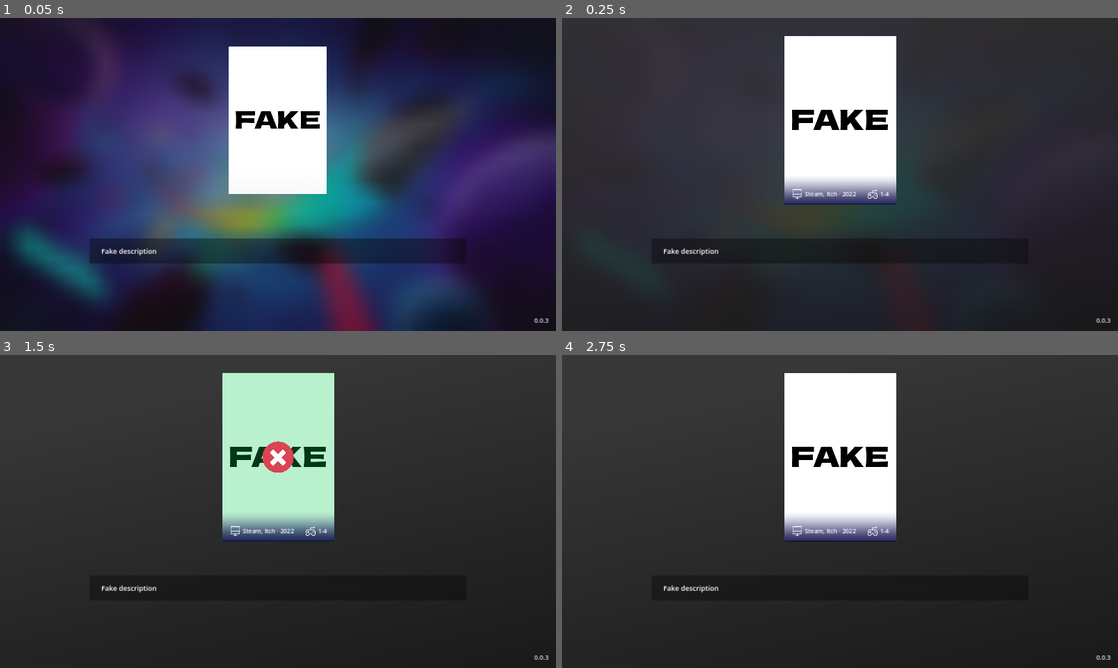
Above: before the commit, frames 1-4 (two rows, left to right).
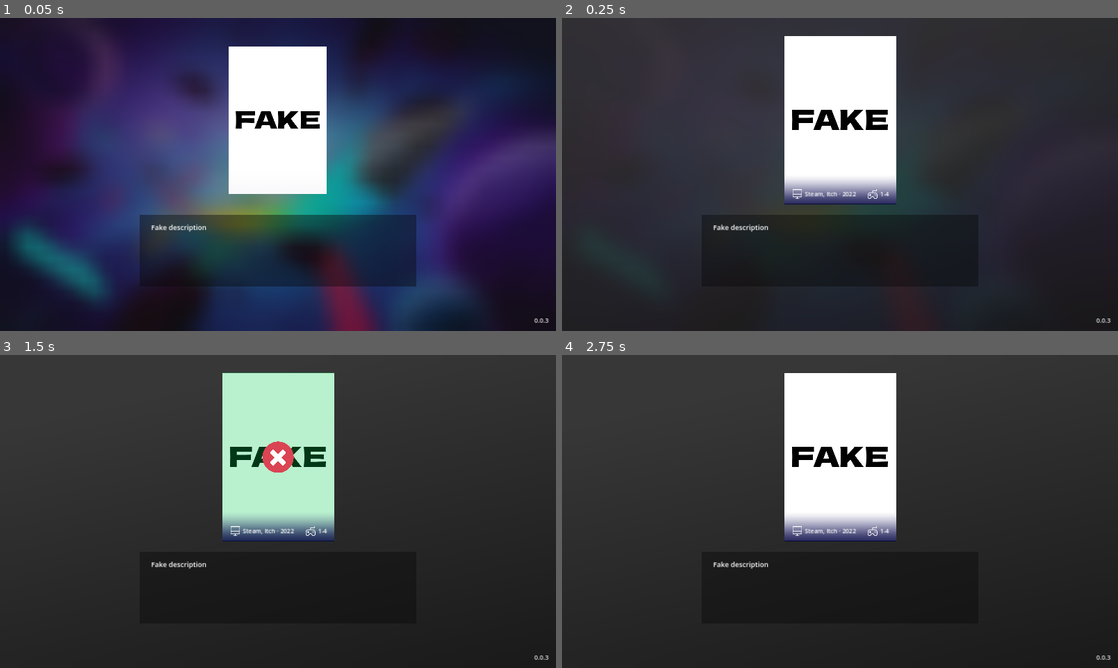
Above: after the commit, the same moments.

Repository: MrEliptik/game_launcher
Game: Godot game, scene res://scenes/app/app.tscn
Two runs of this game, one before a commit and one after it. Both use one fixed random seed, a clock stepped at 60 frames per second and the inputs below.
Inputs (mouse positions are in pixels of both pictures, inside the frame that each line leads up to):
- Up to frame 1 (0.05 s): no input
- Up to frame 2 (0.25 s): no input
- Up to frame 3 (1.5 s): move the mouse to (400, 495) at 0.52 s; hold Right (ui_right) 0.53-1.28 s; tap Enter at 1.25 s; move the mouse to (166, 527) at 1.27 s; hold Left (ui_left) from 1.28 s (still down)
- Up to frame 4 (2.75 s): tap Space at 2 s; move the mouse to (895, 442) at 2.02 s; release Left (ui_left) at 2.03 s; hold Right (ui_right) from 2.03 s (still down)

The runs differ from the first frame. In frame 1, 8.0% of the frame differs, in the area x 16-84%, y 62-86%; in frame 2, 0.2%; in frame 3, 0.2%; in frame 4, 0.2%.
Error in both runs: Invalid call. Nonexistent function 'has' in base 'Nil'. (res://shared/utils/update_checker.gd:29)

Commit message:
add qr_url and qr_template to template rework slightly ui

Diff:
--- a/scenes/app/app.tscn
+++ b/scenes/app/app.tscn
@@ -22,6 +22,14 @@
 
 [sub_resource type="StyleBoxFlat" id="StyleBoxFlat_w6y87"]
 bg_color = Color(0.0313726, 0.0313726, 0.0313726, 0.419608)
+
+[sub_resource type="Gradient" id="Gradient_tkc6x"]
+
+[sub_resource type="GradientTexture2D" id="GradientTexture2D_pij08"]
+gradient = SubResource("Gradient_tkc6x")
+
+[sub_resource type="LabelSettings" id="LabelSettings_wrab5"]
+font_size = 20
 
 [node name="App" type="Control"]
 process_mode = 3
@@ -120,38 +128,33 @@
 uri = "https://api.github.com/repos/MrEliptik/GameLauncher/releases/latest"
 script = ExtResource("4_df76v")
 
-[node name="HBoxContainer" type="HBoxContainer" parent="."]
-layout_mode = 1
-anchors_preset = -1
-anchor_left = 0.5
-anchor_top = 1.0
-anchor_right = 0.5
-anchor_bottom = 1.0
-offset_left = -650.0
-offset_top = -400.0
-offset_right = 650.0
-offset_bottom = -150.0
-grow_horizontal = 2
-theme_override_constants/separation = 150
-
-[node name="PanelContainer" type="PanelContainer" parent="HBoxContainer"]
-layout_mode = 2
+[node name="PanelContainer" type="PanelContainer" parent="."]
+layout_mode = 2
+offset_left = 482.0
+offset_top = 680.0
+offset_right = 1438.0
+offset_bottom = 926.0
 size_flags_horizontal = 3
-size_flags_vertical = 4
+size_flags_vertical = 0
 theme_override_styles/panel = SubResource("StyleBoxFlat_w6y87")
 
-[node name="MarginContainer" type="MarginContainer" parent="HBoxContainer/PanelContainer"]
+[node name="MarginContainer" type="MarginContainer" parent="PanelContainer"]
 layout_mode = 2
 theme_override_constants/margin_left = 40
 theme_override_constants/margin_top = 25
 theme_override_constants/margin_right = 40
 theme_override_constants/margin_bottom = 25
 
-[node name="Description" type="VBoxContainer" parent="HBoxContainer/PanelContainer/MarginContainer"]
-layout_mode = 2
+[node name="HBoxContainer" type="HBoxContainer" parent="PanelContainer/MarginContainer"]
+layout_mode = 2
+theme_override_constants/separation = 30
+
+[node name="Description" type="VBoxContainer" parent="PanelContainer/MarginContainer/HBoxContainer"]
+layout_mode = 2
+size_flags_horizontal = 3
 theme_override_constants/separation = 10
 
-[node name="Title" type="Label" parent="HBoxContainer/PanelContainer/MarginContainer/Description"]
+[node name="Title" type="Label" parent="PanelContainer/MarginContainer/HBoxContainer/Description"]
 visible = false
 layout_mode = 2
 theme_override_font_sizes/font_size = 38
@@ -159,20 +162,36 @@
 horizontal_alignment = 1
 vertical_alignment = 1
 
-[node name="Description" type="Label" parent="HBoxContainer/PanelContainer/MarginContainer/Description"]
-layout_mode = 2
-size_flags_vertical = 3
+[node name="Description" type="Label" parent="PanelContainer/MarginContainer/HBoxContainer/Description"]
+layout_mode = 2
+size_flags_vertical = 1
 theme_override_font_sizes/font_size = 24
 text = "Lorem ipsum dolor sit amet, consectetur adipiscing elit, sed do eiusmod tempor incididunt ut labore et dolore magna aliqua."
 vertical_alignment = 1
 autowrap_mode = 3
 
-[node name="QRRect" type="TextureRect" parent="HBoxContainer"]
+[node name="QRContainer" type="VBoxContainer" parent="PanelContainer/MarginContainer/HBoxContainer"]
+layout_mode = 2
+theme_override_constants/separation = 5
+
+[node name="QRRect" type="TextureRect" parent="PanelContainer/MarginContainer/HBoxContainer/QRContainer"]
 texture_filter = 1
+custom_minimum_size = Vector2(196, 196)
 layout_mode = 2
 size_flags_horizontal = 8
-expand_mode = 2
+size_flags_vertical = 0
+texture = SubResource("GradientTexture2D_pij08")
+expand_mode = 3
 stretch_mode = 4
+
+[node name="QRLabel" type="Label" parent="PanelContainer/MarginContainer/HBoxContainer/QRContainer"]
+layout_mode = 2
+size_flags_vertical = 1
+theme_override_font_sizes/font_size = 24
+text = "WIshlist on Steam"
+label_settings = SubResource("LabelSettings_wrab5")
+horizontal_alignment = 1
+vertical_alignment = 1
 
 [node name="MouseFilter" type="ColorRect" parent="."]
 visible = false
--- a/scenes/app/scripts/app.gd
+++ b/scenes/app/scripts/app.gd
@@ -11,10 +11,12 @@
 @onready var timer: Timer = Timer.new()
 @onready var games_container: Control = $Games
 @onready var no_game_found = $NoGameFound
-@onready var title: Label = $HBoxContainer/PanelContainer/MarginContainer/Description/Title
-@onready var description: Label = $HBoxContainer/PanelContainer/MarginContainer/Description/Description
+@onready var title: Label = $PanelContainer/MarginContainer/HBoxContainer/Description/Title
+@onready var description: Label = $PanelContainer/MarginContainer/HBoxContainer/Description/Description
 @onready var version_btn = $VersionBtn
-@onready var qr_rect: TextureRect = $HBoxContainer/QRRect
+@onready var qr_container: VBoxContainer = $PanelContainer/MarginContainer/HBoxContainer/QRContainer
+@onready var qr_rect: TextureRect = $PanelContainer/MarginContainer/HBoxContainer/QRContainer/QRRect
+@onready var qr_label: Label = $PanelContainer/MarginContainer/HBoxContainer/QRContainer/QRLabel
 
 @onready var update_checker := UpdateChecker.new()
 
@@ -162,7 +164,8 @@
 	dict["release_date"] = config.get_value("GAME", "release_date")
 	dict["platforms"] = config.get_value("GAME", "platforms")
 	dict["arguments"] = config.get_value("GAME", "arguments")
-	dict["qr_url"] = config.get_value("GAME", "qr_url")
+	dict["qr_url"] = config.get_value("GAME", "qr_url", null)
+	dict["qr_label"] = config.get_value("GAME", "qr_label", "")
 	dict["order"] = config.get_value("SETTINGS", "order")
 	dict["visible"] = config.get_value("SETTINGS", "visible")
 	dict["pinned"] = config.get_value("SETTINGS", "pinned")
@@ -206,9 +209,10 @@
 	if not qr_url.is_empty():
 		var texture: ImageTexture = qr_generator.get_texture(qr_url)
 		qr_rect.texture = texture
-		qr_rect.visible = true
-	else:
-		qr_rect.visible = false
+		qr_container.visible = true
+		qr_label.text = who.properties["qr_label"]
+	else:
+		qr_container.visible = false
 		#TODO resize the description label accordingly?
 
 	title.text = who.game_name
Not shown, changed: games/config_template.ini
Not shown: 1 places in scenes/app/app.tscn that only renumber resources
